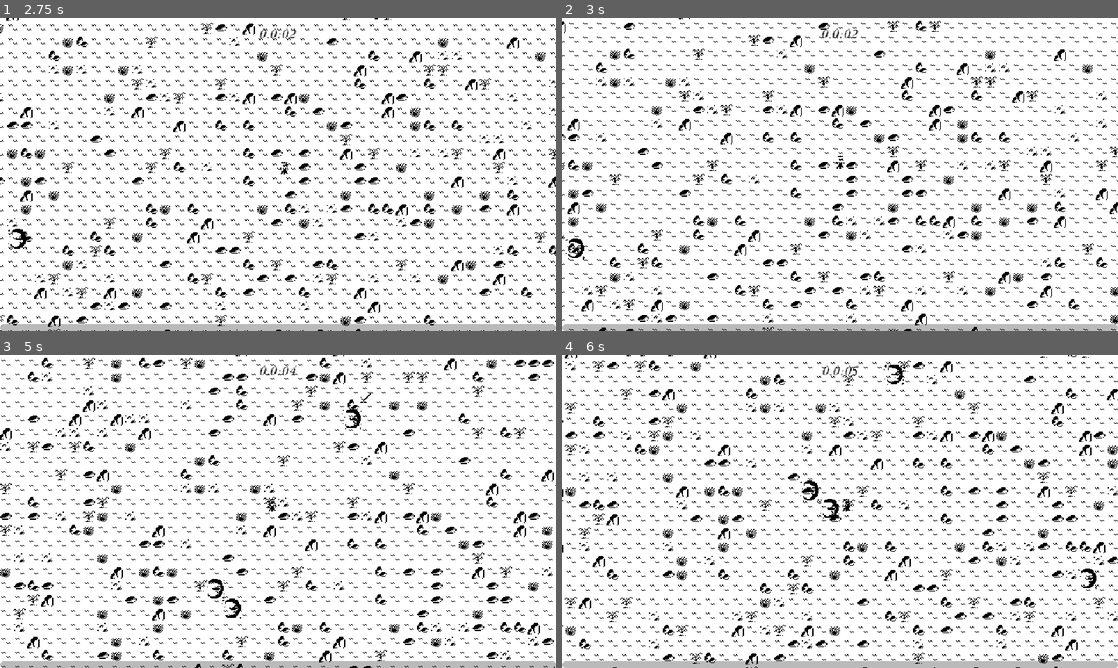
Above: before the commit, frames 1-4 (two rows, left to right).
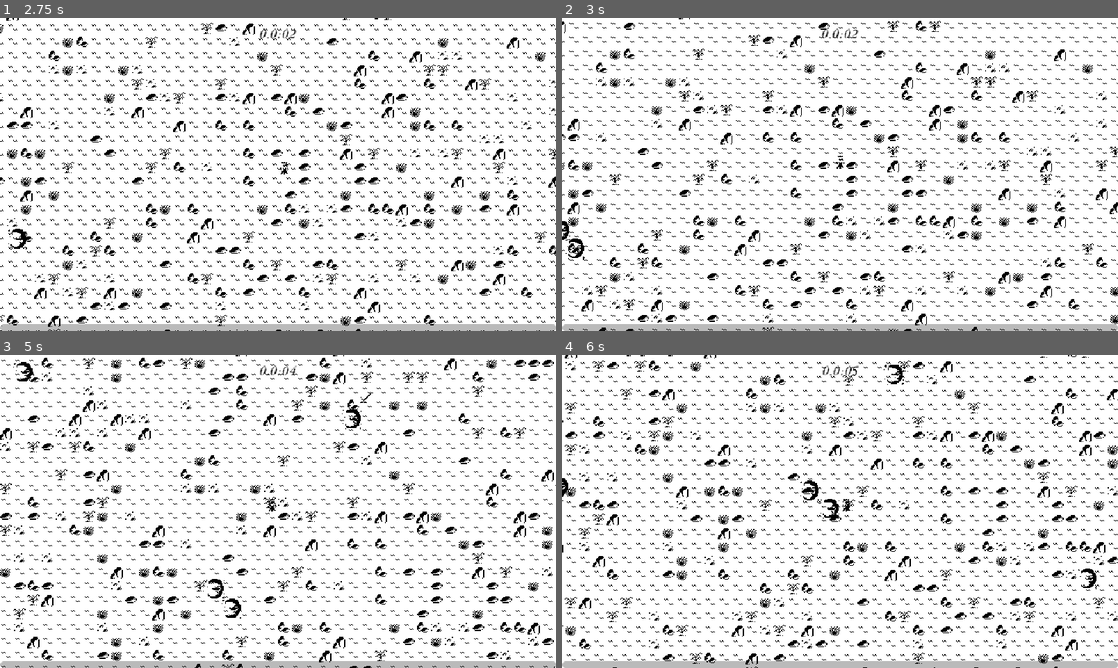
Above: after the commit, the same moments.

Repository: SoftcoreBee/Holographia
Game: Godot game, scene res://scene/main.tscn
Same seed, same stepped clock (60 frames per second), same inputs: the game is played once before the commit and once after it.
Inputs (mouse positions are in pixels of both pictures, inside the frame that each line leads up to):
- Up to frame 1 (2.75 s): tap Enter at 0.5 s; move the mouse to (400, 158) at 0.52 s; press the mouse at (400, 158) at 0.53 s; hold D (move_right) 0.53-1.28 s; move the mouse to (166, 190) at 1.27 s; release the mouse at (166, 190) at 1.28 s; hold S (move_down) 1.28-2.03 s; click (166, 190) at 1.35 s; move the mouse to (333, 105) at 2.02 s; press the mouse at (333, 105) at 2.03 s; hold D (move_right) from 2.03 s (still down)
- Up to frame 2 (3 s): move the mouse to (812, 237) at 2.77 s; release D (move_right) at 2.78 s; release the mouse at (812, 237) at 2.78 s; hold W (move_up) from 2.78 s (still down); click (812, 237) at 2.85 s
- Up to frame 3 (5 s): move the mouse to (444, 558) at 3.52 s; release W (move_up) at 3.53 s; press the mouse at (444, 558) at 3.53 s; hold A (move_left) from 3.53 s (still down); move the mouse to (111, 464) at 4.27 s; release the mouse at (111, 464) at 4.28 s; click (111, 464) at 4.35 s
- Up to frame 4 (6 s): move the mouse to (867, 511) at 5.02 s; release A (move_left) at 5.03 s; press the mouse at (867, 511) at 5.03 s; hold S (move_down) 5.03-5.78 s; move the mouse to (756, 433) at 5.77 s; release the mouse at (756, 433) at 5.78 s; hold D (move_right) from 5.78 s (still down); click (756, 433) at 5.85 s

Frame 1 is identical in both runs. In frame 2, less than 0.1% of the frame differs, in the area x 0-2%, y 64-71%; in frame 3, less than 0.1%, in the area x 2-6%, y 2-9%; in frame 4, less than 0.1%.

Commit message:
scene tree cleanup

Diff:
--- a/project.godot
+++ b/project.godot
@@ -48,6 +48,10 @@
 "res://script/": "pink"
 }
 
+[global_group]
+
+Entities=""
+
 [gui]
 
 theme/custom_font="uid://b5h0wkfocr44w"
--- a/scene/main.tscn
+++ b/scene/main.tscn
@@ -34,5 +34,10 @@
 tile_map_data = PackedByteArray("AABFADsAAAANAAEAAABFADoAAAANAAEAAABFADkABQAAAAAAAABFADgAAAANAAEAAABFADcAAAANAAEAAABFAD …(106720 unchanged characters)…
 tile_set = ExtResource("9_tqoya")
 
-[node name="Player" parent="." instance=ExtResource("1_itxqv")]
+[node name="Entities" type="Node2D" parent="." groups=["entities_layer"]]
+
+[node name="Player" parent="Entities" instance=ExtResource("1_itxqv")]
+y_sort_enabled = true
 position = Vector2(320, 178)
+
+[node name="Foreground" type="Node2D" parent="." groups=["foreground_layer"]]
--- a/script/Ability/sword_ability_controller.gd
+++ b/script/Ability/sword_ability_controller.gd
@@ -33,7 +33,8 @@
     )
 
     var sword_instance = sword_ability_scene.instantiate() as SwordAbility
-    player.get_parent().add_child(sword_instance)
+    var foreground_layer = get_tree().get_first_node_in_group("foreground_layer")
+    foreground_layer.add_child(sword_instance)
     sword_instance.hitbox_component.damage = damage
 
     sword_instance.global_position = enemies[0].global_position
@@ -46,6 +47,6 @@
     if upgrade.id != 'sword_rate':
         return
 
-    var percent_reduction = current_upgrades["sword_rate"]["quantity"] * 0.5
+    var percent_reduction = current_upgrades["sword_rate"]["quantity"] * 0.15
     $Timer.wait_time = base_wait_time * (1.0 - percent_reduction)
     $Timer.start()
--- a/script/enemy_manager.gd
+++ b/script/enemy_manager.gd
@@ -16,5 +16,7 @@
     var spawn_position = player.global_position + (random_direction * SPAWN_RADIUS)
 
     var enemy = enemy_scene.instantiate() as Node2D
-    get_parent().add_child(enemy)
+
+    var entities_layer = get_tree().get_first_node_in_group("entities_layer")
+    entities_layer.add_child(enemy)
     enemy.global_position = spawn_position
--- a/script/gem_drop_component.gd
+++ b/script/gem_drop_component.gd
@@ -20,5 +20,6 @@
 
     var spawn_position = (owner as Node2D).global_position
     var gem_instance = gem_scene.instantiate() as Node2D
-    owner.get_parent().add_child(gem_instance)
+    var entities_layer = get_tree().get_first_node_in_group("entities_layer")
+    entities_layer.add_child(gem_instance)
     gem_instance.global_position = spawn_position
